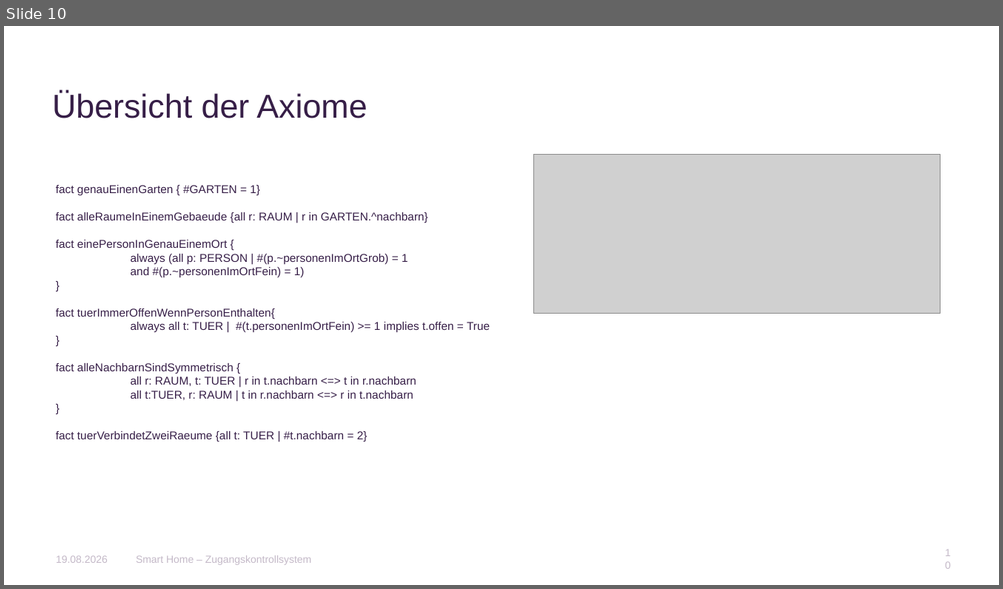
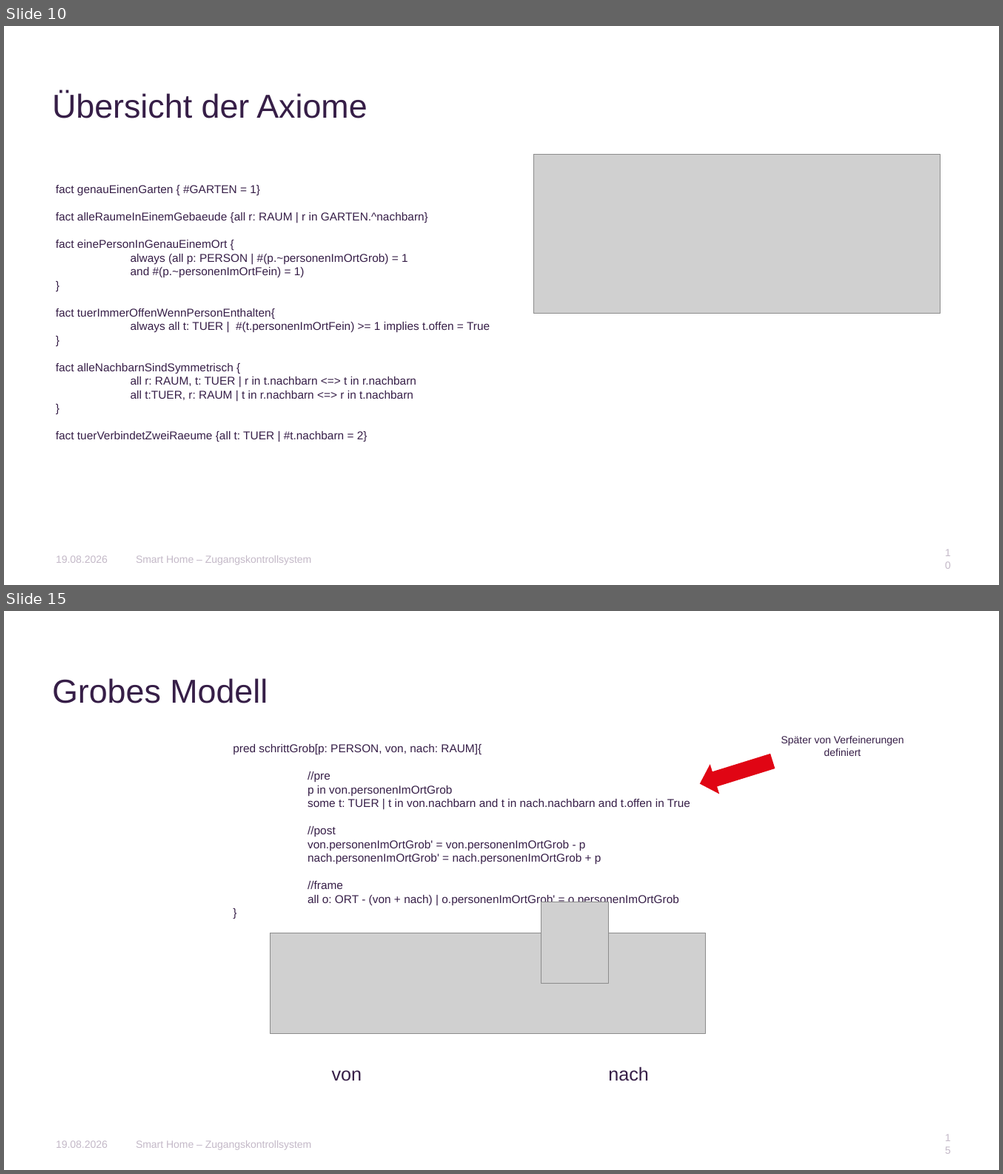
Before and after one commit to AnnaLiviaMartin/rs-smart-home, a slide deck: presentation/Smart_Home_Zugangskontrollsystem.pptx. Shown one above the other, each under a label of ours: slide 10 before the commit, slides 10 and 15 after it; the slides between them are not shown. The pictures are 1003x589 and 1003x1174 pixels, drawn with LibreOffice and Linux fonts; fonts in the diff are those of the drawing; grey boxes stand for pictures; background and template pictures are left out. Boxes give left, top, right and bottom in pixels: in the first picture for what was removed or moved away, otherwise in the second. Text is boxed around its words. In the diff, an @@ line names an element or a change of style, - is before the commit and + after.

```diff
--- a/presentation/Smart_Home_Zugangskontrollsystem.pptx
+++ b/presentation/Smart_Home_Zugangskontrollsystem.pptx
@@ slide 15 added at (4,611,999,1170), background #FFFFFF @@
@@ title added at (52,678,267,703), 32 pt, text #361E47 @@
+Grobes Modell
@@ text added at (781,736,904,756), 10 pt, text #361E47 @@
+Später von Verfeinerungen definiert
@@ text added at (233,744,690,906), 11 pt, text #361E47 @@
+pred schrittGrob[p: PERSON, von, nach: RAUM]{
+//pre
+p in von.personenImOrtGrob
+some t: TUER | t in von.nachbarn and t in nach.nachbarn and t.offen in True
+//post
+von.personenImOrtGrob' = von.personenImOrtGrob - p
+nach.personenImOrtGrob' = nach.personenImOrtGrob + p
+//frame
+all o: ORT - (von + nach) | o.personenImOrtGrob' = o.personenImOrtGrob
+}
@@ right arrow added at (695,746,777,799), fill #E00514 @@
@@ picture added at (541,902,609,983) @@
@@ picture added at (270,934,706,1034) @@
@@ text added at (332,1071,362,1082), 18 pt, text #361E47 @@
+von
@@ text added at (608,1067,649,1082), 18 pt, text #361E47 @@
+nach
@@ text added at (56,1141,108,1148), 10 pt, text #C4B9C8 @@
+19.08.2026
@@ text added at (136,1141,312,1150), 10 pt, text #C4B9C8 @@
+Smart Home – Zugangskontrollsystem
@@ page number added at (940,1135,955,1155), 10 pt, text #C4B9C8 @@
+15
```
Also in this commit, not shown: 20 slides changed, 2 other slides added.
